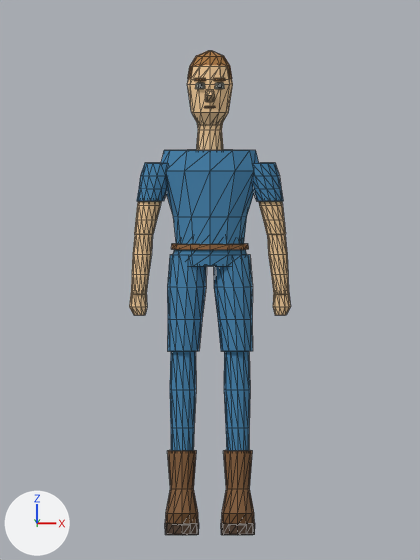
The Blender file gbResources/island_resident/island_resident.blend, before and after one commit.
Both versions are drawn from the file's camera 'PreviewCamera'. Lighting does not change. The marker at lower left points along +X, +Y and +Z. The picture after the commit comes second. Mesh edges are drawn as thin lines.

In view in the first picture: 'IslandResident'.
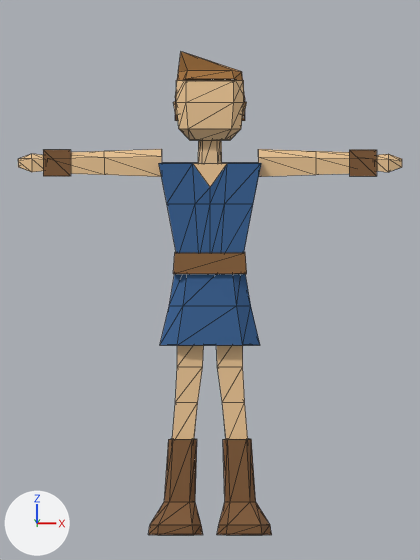
Boxes (x1, y1, x2, y2) around the edits, measured in the pictures (420 x 560 px):
'IslandResident', surface changed, reshaped (136% wider)
    before: (129, 51, 291, 535)
    after: (18, 52, 402, 535)
part 1 of me_residentmesh, rebuilt (51% wider, 15% taller)
    before: (187, 65, 233, 125)
    after: (175, 52, 245, 121)
part 2 of me_residentmesh, rebuilt
    before: (167, 254, 206, 351)
    after: (160, 274, 260, 345)
part 3 of me_residentmesh, rebuilt (60% wider, 29% taller)
    before: (221, 450, 255, 524)
    after: (217, 439, 272, 535)
part 4 of me_residentmesh, rebuilt
    before: (161, 150, 259, 243)
    after: (159, 163, 261, 253)
part 5 of me_residentmesh, rebuilt (22% wider)
    before: (170, 351, 196, 451)
    after: (172, 345, 204, 439)
part 6 of me_residentmesh, rebuilt (22% wider)
    before: (224, 351, 250, 451)
    after: (216, 345, 248, 439)
part 7 of me_residentmesh, rebuilt (60% wider, 29% taller)
    before: (165, 450, 199, 524)
    after: (148, 439, 203, 535)
part 8 of me_residentmesh, rebuilt
    before: (173, 243, 247, 266)
    after: (173, 252, 247, 274)
part 9 of me_residentmesh, rebuilt
    before: (196, 124, 224, 150)
    after: (198, 140, 222, 163)
part 10 of me_residentmesh, deleted
    before: (129, 51, 291, 535)
part 11 of me_residentmesh, added
    after: (18, 80, 402, 177)

Edits to the bpy script that builds the scene:
```text
Change mat_residentpalette:
    where n4 = _N.new('ShaderNodeMixRGB'); n4.name = 'Mix (Legacy)'
    n4.inputs[2].default_value: (0.055, 0.23, 0.43, 1.0) -> (0.035, 0.12, 0.3, 1.0)  # 'Color2', blue #4284af -> 'Color2', blue #356195
Change me_residentmesh:
    used by ob_islandresident; location = (0.0, 0.0, 0.0)
    remove me_residentmesh.from_pydata(...)  # 1066 vertices, 2012 faces; spans x -0.32..0.32, y -0.17..0.1, z 0.0..1.9
    add me_residentmesh.from_pydata(...)  # 295 vertices, 497 faces; spans x -0.75..0.75, y -0.17..0.11, z 0.0..1.9
    me_residentmesh part 1: the loose piece of 60 vertices spanning x -0.09..0.09, y -0.08..0.08, z 1.61..1.86 is rebuilt with 17 vertices and now spans x -0.14..0.14, y -0.1..0.11, z 1.62..1.9
    me_residentmesh part 2: the loose piece of 48 vertices spanning x -0.17..-0.01, y -0.07..0.07, z 0.72..1.1 is rebuilt with 18 vertices and now spans x -0.2..0.2, y -0.09..0.09, z 0.74..1.08
    me_residentmesh part 3: the loose piece of 48 vertices spanning x 0.05..0.17, y -0.17..0.08, z 0.04..0.33 is rebuilt with 24 vertices and now spans x 0.03..0.24, y -0.17..0.08, z 0.0..0.38
    me_residentmesh part 4: the loose piece of 48 vertices spanning x -0.2..0.2, y -0.1..0.1, z 1.13..1.51 is rebuilt with 24 vertices and now spans x -0.2..0.2, y -0.08..0.08, z 1.08..1.46
    me_residentmesh part 5: the loose piece of 48 vertices spanning x -0.16..-0.05, y -0.05..0.05, z 0.27..0.72 is rebuilt with 16 vertices and now spans x -0.15..-0.02, y -0.04..0.04, z 0.35..0.8
    me_residentmesh part 6: the loose piece of 48 vertices spanning x 0.05..0.16, y -0.05..0.05, z 0.27..0.72 is rebuilt with 16 vertices and now spans x 0.02..0.15, y -0.04..0.04, z 0.35..0.8
    me_residentmesh part 7: the loose piece of 48 vertices spanning x -0.17..-0.05, y -0.17..0.08, z 0.04..0.33 is rebuilt with 24 vertices and now spans x -0.24..-0.03, y -0.17..0.08, z 0.0..0.38
    me_residentmesh part 8: the loose piece of 36 vertices spanning x -0.14..0.14, y -0.09..0.09, z 1.05..1.18 is rebuilt with 8 vertices and now spans x -0.14..0.14, y -0.09..0.09, z 1.02..1.11
    me_residentmesh part 9: the loose piece of 36 vertices spanning x -0.05..0.05, y -0.05..0.05, z 1.49..1.65 is rebuilt with 12 vertices and now spans x -0.05..0.05, y -0.04..0.04, z 1.43..1.62
    me_residentmesh part 10: 21 loose pieces with 646 vertices, spanning x -0.32..0.32, y -0.17..0.1, z 0.0..1.9, are deleted
    me_residentmesh part 11
    100 vertices are added at x -0.75..0.75, y -0.11..0.08, z 1.41..1.7
    14 new vertices lie (0.0, 0.06, 0.0) away from vertices in x -0.64..0.64, y -0.04..-0.03, z 1.41..1.55
    8 new vertices lie (0.0, 0.04, 0.0) away from vertices in x -0.7..0.7, y -0.03..-0.02, z 1.43..1.51
    8 new vertices lie (0.0, 0.01, 0.08) away from vertices in x -0.13..0.13, y -0.11..0.08, z 1.7
    6 new vertices lie (0.0, 0.08, 0.0) away from vertices in x -0.65..0.65, y -0.04, z 1.41..1.51
    236 new faces join them
```
